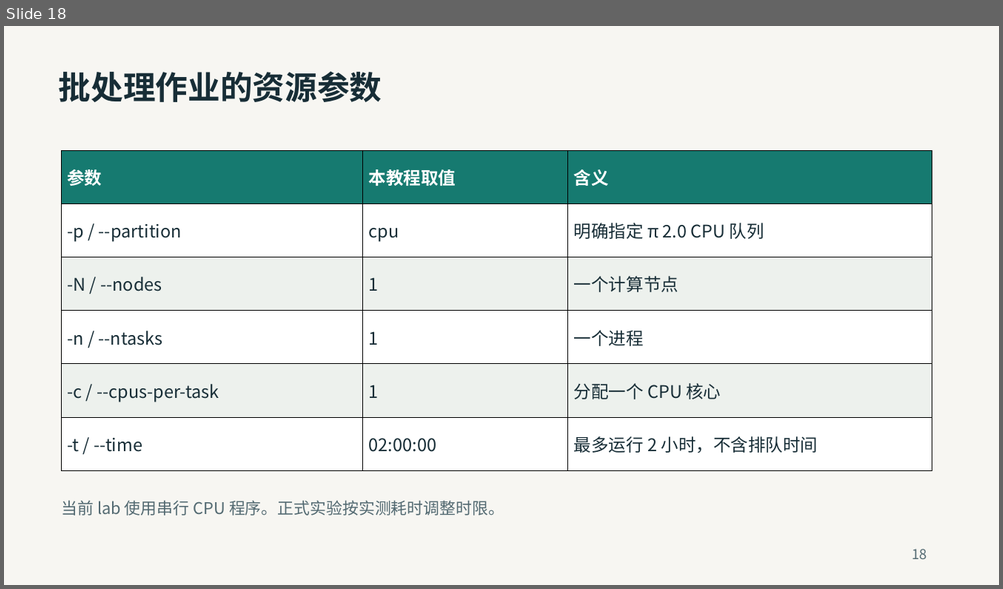
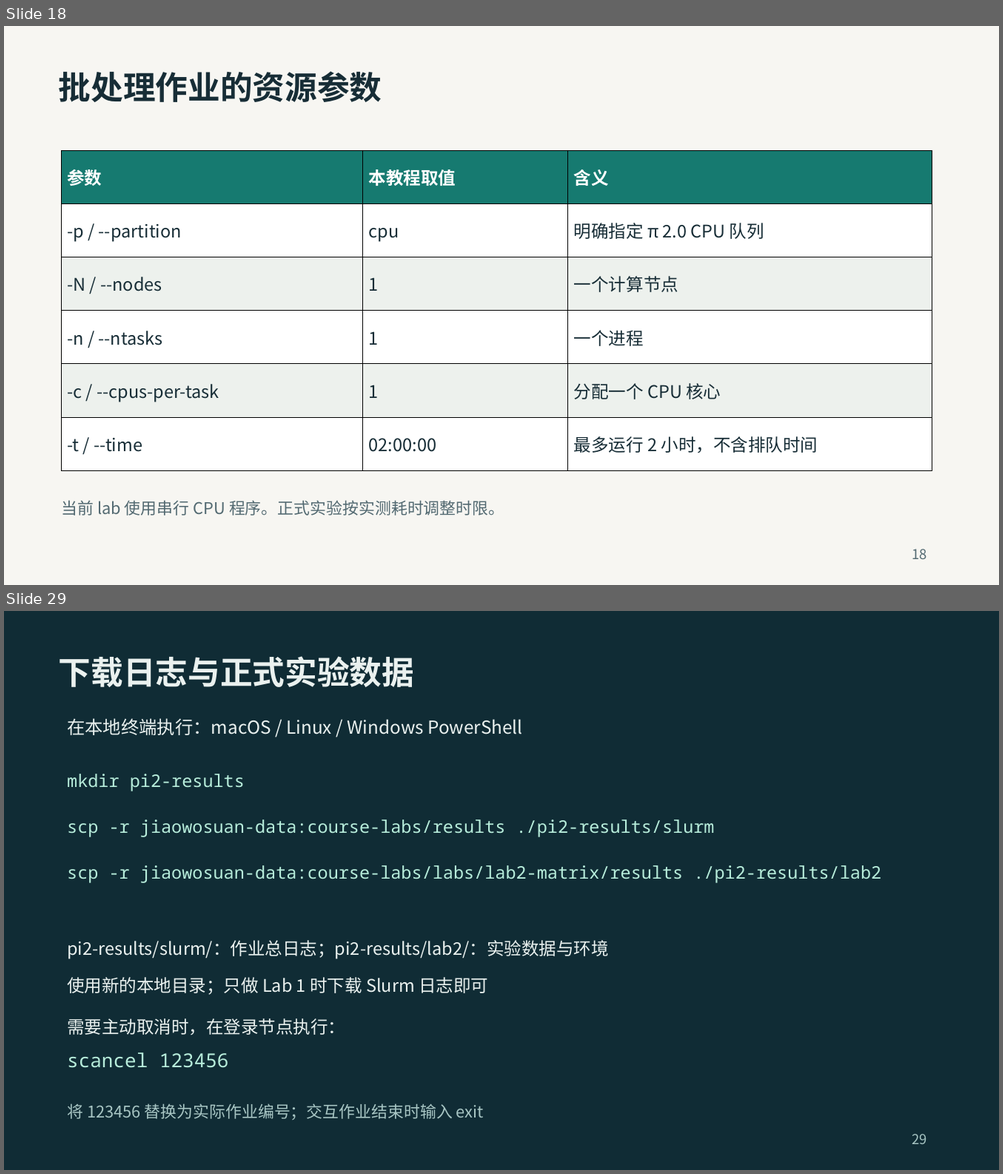
Before and after one commit to 2026-fall-calabs/calabs-2026-fall-starter, a slide deck: docs/交我算平台Lab运行指南-学生版.pptx. Shown one above the other, each under a label of ours: slide 18 before the commit, slides 18 and 29 after it; the slides between them are not shown. The pictures are 1003x589 and 1003x1174 pixels, drawn with LibreOffice and Linux fonts; fonts in the diff are those of the drawing. Boxes give left, top, right and bottom in pixels: in the first picture for what was removed or moved away, otherwise in the second. Text is boxed around its words. In the diff, an @@ line names an element or a change of style, - is before the commit and + after.

```diff
--- a/docs/交我算平台Lab运行指南-学生版.pptx
+++ b/docs/交我算平台Lab运行指南-学生版.pptx
@@ slide 29 added at <box>4,611,999,1170</box>, background #102C35 @@
@@ text added at <box>59,656,414,687</box>, 39 pt, text #EAF1EF, bold @@
+下载日志与正式实验数据
@@ text added at <box>67,718,522,735</box>, 21.8 pt, text #EAF1EF @@
+在本地终端执行：macOS / Linux / Windows PowerShell
@@ text added at <box>67,774,244,792</box>, 21 pt, text #B7EDDB @@
+mkdir pi2-results
@@ text added at <box>67,820,714,837</box>, 21 pt, text #B7EDDB @@
+scp -r jiaowosuan-data:course-labs/results ./pi2-results/slurm
@@ text added at <box>67,866,881,883</box>, 21 pt, text #B7EDDB @@
+scp -r jiaowosuan-data:course-labs/labs/lab2-matrix/results ./pi2-results/lab2
@@ text added at <box>67,940,609,960</box>, 21 pt, text #EAF1EF @@
+pi2-results/slurm/：作业总日志；pi2-results/lab2/：实验数据与环境
@@ text added at <box>67,977,488,995</box>, 21 pt, text #EAF1EF @@
+使用新的本地目录；只做 Lab 1 时下载 Slurm 日志即可
@@ text added at <box>67,1019,345,1036</box>, 21 pt, text #EAF1EF @@
+需要主动取消时，在登录节点执行：
@@ text added at <box>67,1053,229,1068</box>, 23.2 pt, text #B7EDDB @@
+scancel 123456
@@ text added at <box>67,1104,484,1120</box>, 19.5 pt, text #A8C6C4 @@
+将 123456 替换为实际作业编号；交互作业结束时输入 exit
@@ text added at <box>911,1134,926,1145</box>, 16.5 pt, text #A8C6C4 @@
+29
```
Also in this commit, not shown: 10 slides changed, 10 other slides added, 5 slides removed, 1 other file.
